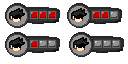
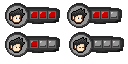
Comparing the layer stacks of the two w=128, h=64 images. Changes:
added layer "Layer 3 copy 3" above "Layer 3 copy 2" over [left=10, top=17, right=88, bottom=53]
added layer "Layer 3 copy 2" above "Layer 3 copy" over [left=9, top=38, right=24, bottom=50]
added layer "Layer 3 copy" above "Layer 3" over [left=71, top=9, right=86, bottom=21]
added layer "Layer 3" above "Layer 2 copy 2" over [left=9, top=9, right=24, bottom=21]
painted on "Layer 2 copy 2" over [left=12, top=15, right=21, bottom=19]
